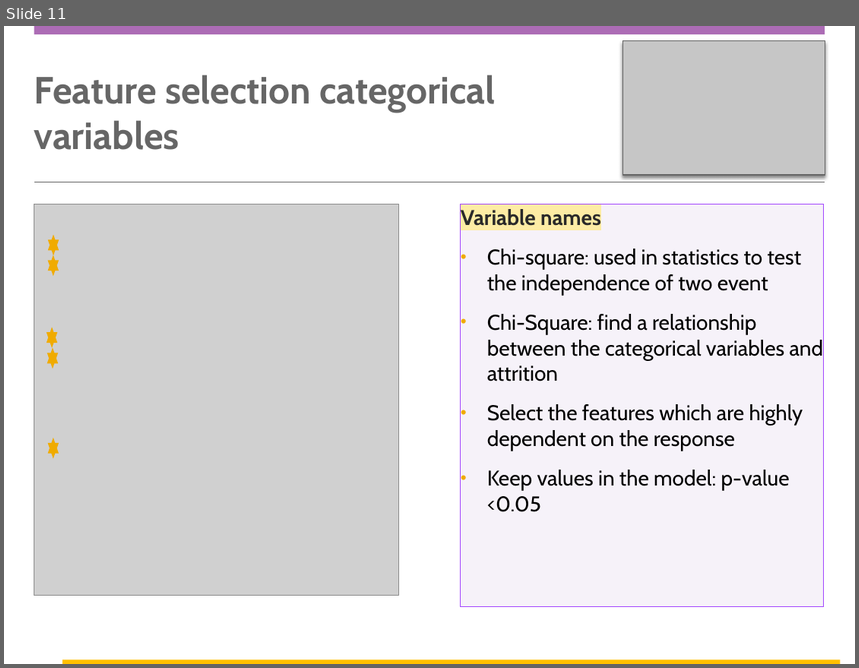
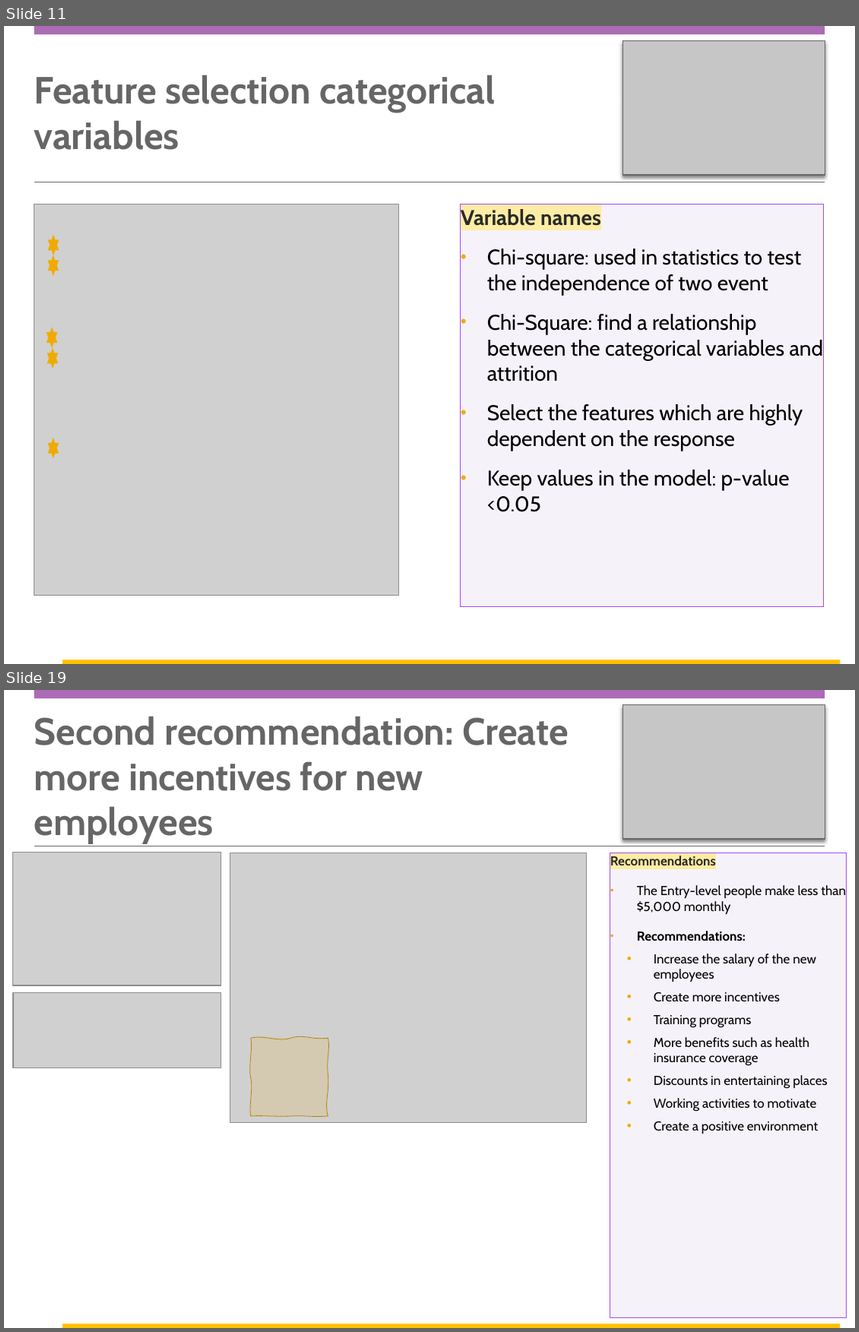
Before and after one commit to carlosAtestevez/CaseStudy2DDS, a slide deck: DDSAnalytics Presentation.pptx. Shown one above the other, each under a label of ours: slide 11 before the commit, slides 11 and 19 after it; the slides between them are not shown. The pictures are 859x668 and 859x1332 pixels, drawn with LibreOffice and Linux fonts; fonts in the diff are those of the drawing; grey boxes stand for pictures; background and template pictures are left out. Boxes give left, top, right and bottom in pixels: in the first picture for what was removed or moved away, otherwise in the second. Text is boxed around its words. In the diff, an @@ line names an element or a change of style, - is before the commit and + after.

```diff
--- a/DDSAnalytics Presentation.pptx
+++ b/DDSAnalytics Presentation.pptx
@@ slide 19 added at [4,690,855,1328], background #FFFFFF; not listed: 5 template elements that a slide beside it also shows @@
@@ title added at [34,716,569,844], 32 pt, text #666666, bold @@
+Second recommendation: Create more incentives for new employees
@@ picture added at [12,853,221,986] @@
@@ picture added at [230,853,587,1122] @@
@@ rectangle added at [610,853,847,1317], fill #7030A0 at 6% opacity, outline #A348FE 0.75 pt, 11 pt, text #000000 @@
+Recommendations
+• The Entry-level people make less than $5,000 monthly
+• Recommendations:
+  • Increase the salary of the new employees
+  • Create more incentives
+  • Training programs
+  • More benefits such as health insurance coverage
+  • Discounts in entertaining places
+  • Working activities to motivate
+  • Create a positive environment
@@ picture added at [13,993,221,1068] @@
@@ freeform shape added at [251,1038,329,1116], fill #F0AB00 at 14% opacity, outline #B48000 0.5 pt @@
```
Also in this commit, not shown: 11 slides changed, 5 other slides added, 6 other files.
